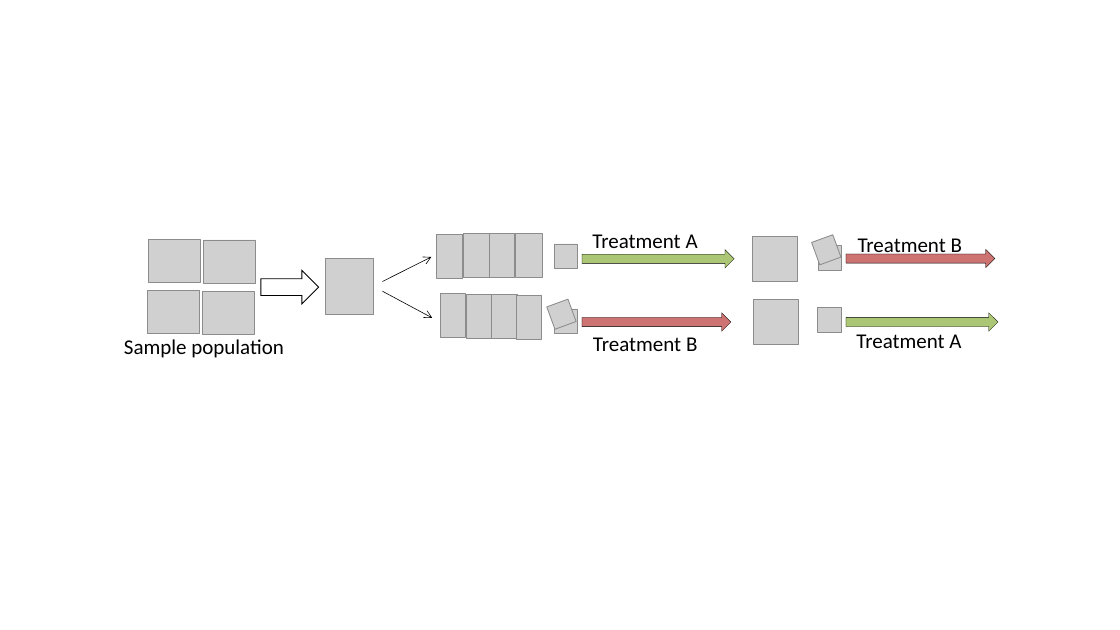
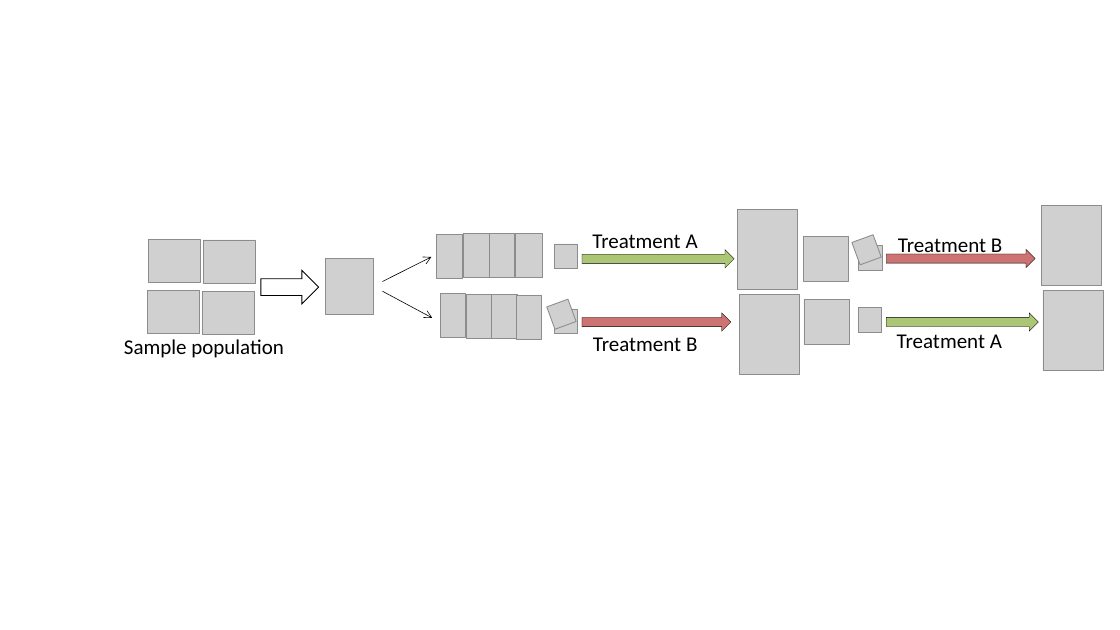
Before and after one commit to kpuka/SIMAH, a slide deck: slide 2 of images/posts/rct1-study-design/images.pptx. Drawn at 1120x630 pixels with LibreOffice and Linux fonts; fonts in the diff are those of the drawing; grey boxes stand for pictures. Boxes give left, top, right and bottom in pixels: in the first picture for what was removed or moved away, otherwise in the second. Text is boxed around its words. In the diff, an @@ line names an element or a change of style, - is before the commit and + after.

```diff
--- a/images/posts/rct1-study-design/images.pptx
+++ b/images/posts/rct1-study-design/images.pptx
@@ picture added at [738, 209, 798, 289] @@
@@ picture added at [1041, 205, 1102, 285] @@
@@ picture: place and size @@
-picture at [753, 237, 798, 282]
+picture at [803, 237, 849, 282]
@@ 3 pictures, 2 texts, 2 right arrows: place and size @@
-3 pictures, 2 texts, 2 right arrows at [811, 234, 998, 348]
+3 pictures, 2 texts, 2 right arrows at [852, 234, 1038, 348]
@@ picture added at [739, 295, 800, 375] @@
@@ picture: place and size @@
-picture at [754, 299, 799, 344]
+picture at [804, 299, 849, 344]
@@ picture added at [1044, 291, 1104, 371] @@
```
Also in this commit, not shown: 2 other slides changed, 3 other files.
